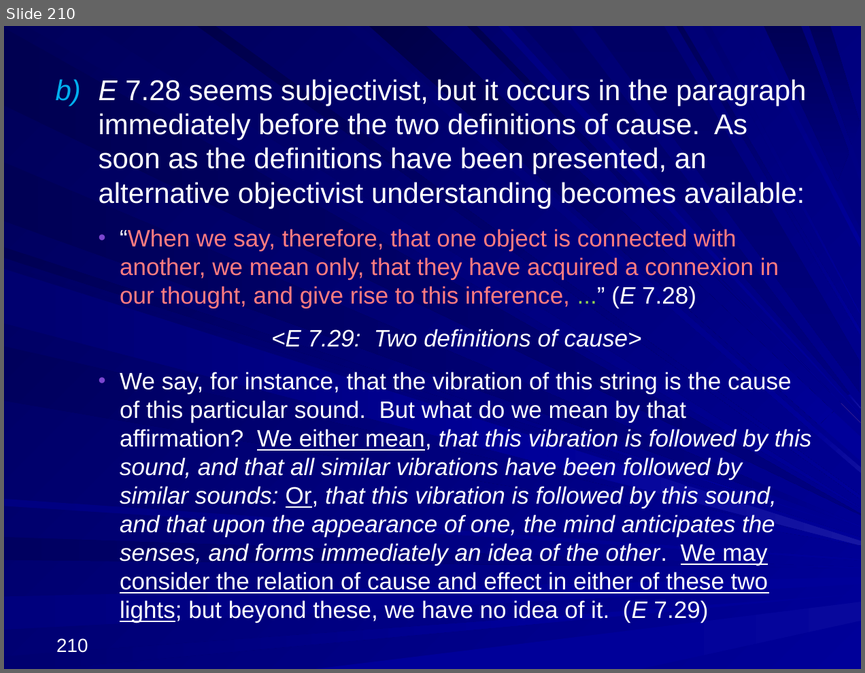
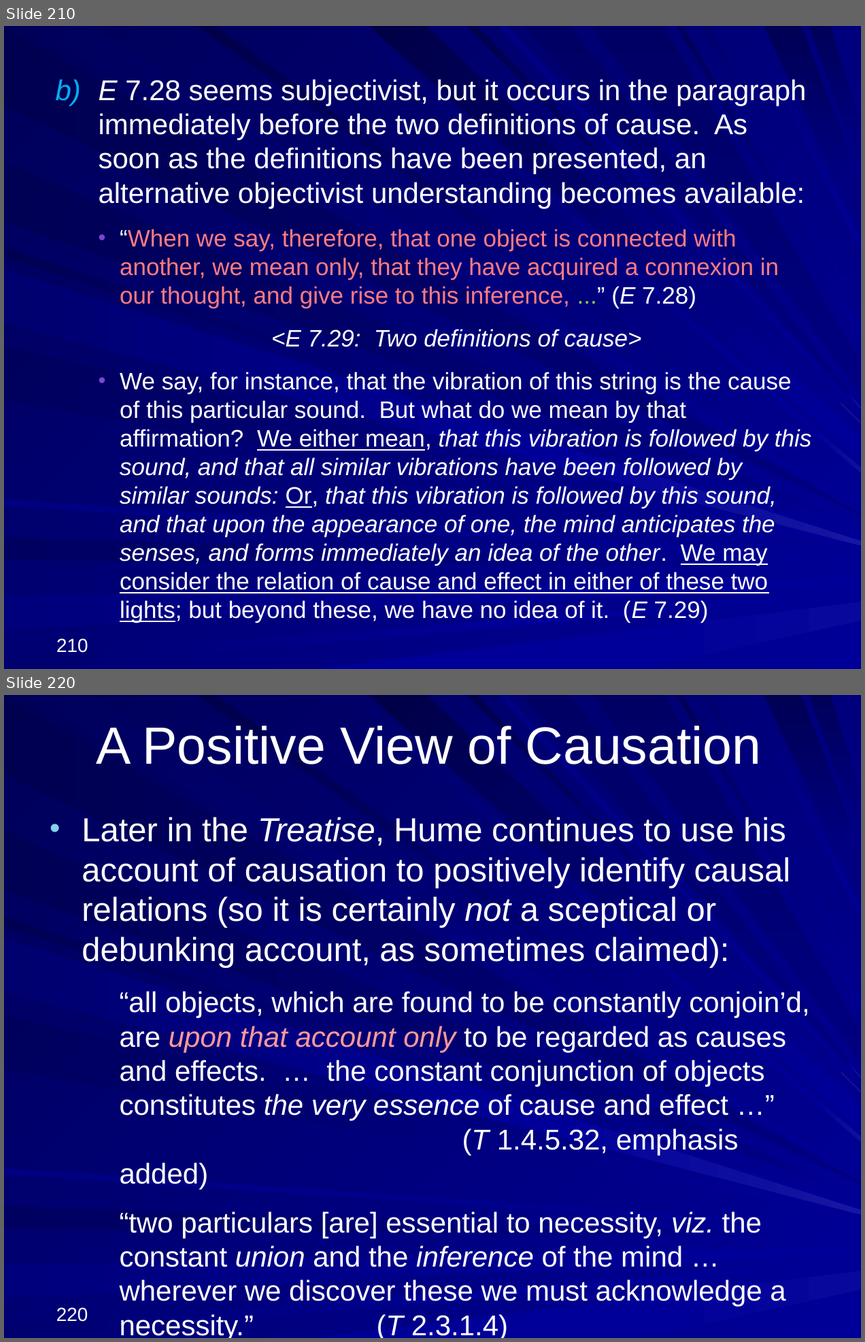
Before and after one commit to englishphilosophy/hume-texts-online, a slide deck: teaching/lectures/2024_Hume_MT_current.pptx. Shown one above the other, each under a label of ours: slide 210 before the commit, slides 210 and 220 after it; the slides between them are not shown. The pictures are 865x673 and 865x1342 pixels, drawn with LibreOffice and Linux fonts; fonts in the diff are those of the drawing. Boxes give left, top, right and bottom in pixels: in the first picture for what was removed or moved away, otherwise in the second. Text is boxed around its words. In the diff, an @@ line names an element or a change of style, - is before the commit and + after.

```diff
--- a/teaching/lectures/2024_Hume_MT_current.pptx
+++ b/teaching/lectures/2024_Hume_MT_current.pptx
@@ slide 220 added at box(4, 695, 861, 1338), background gradient #000078 to #000099; not listed: 37 template elements that a slide beside it also shows @@
@@ title added at box(96, 726, 762, 764), 44 pt, text #FFFFFF @@
+A Positive View of Causation
@@ text added at box(82, 817, 809, 1306), 24 pt, text #FFFFFF @@
+• Later in the Treatise, Hume continues to use his account of causation to positively identify causal relations (so it is certainly not a sceptical or debunking account, as sometimes claimed):
+  “all objects, which are found to be constantly conjoin’d, are upon that account only to be regarded as causes and effects. … the constant conjunction of objects constitutes the very essence of cause and effect …”
+  (T 1.4.5.32, emphasis added)
+  “two particulars [are] essential to necessity, viz. the constant union and the inference of the mind … wherever we discover these we must acknowledge a necessity.” (T 2.3.1.4)
@@ page number added at box(56, 1307, 88, 1321), 16 pt, text #FFFFFF @@
+220
```
Also in this commit, not shown: 7 slides changed, 53 other slides added, 1 other file.
